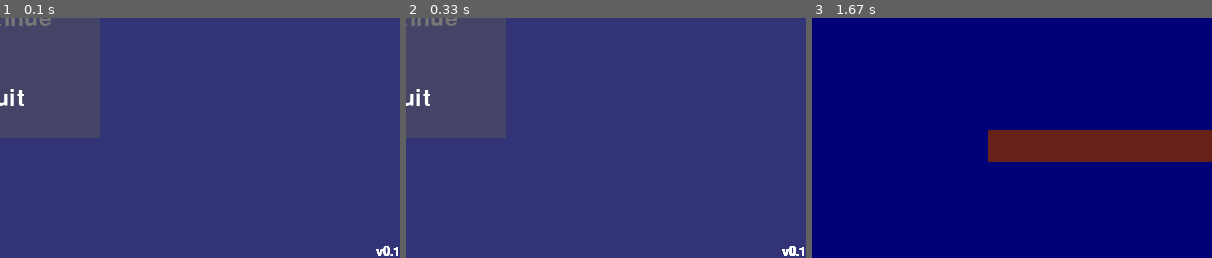
Above: before the commit, frames 1-3 (left to right).
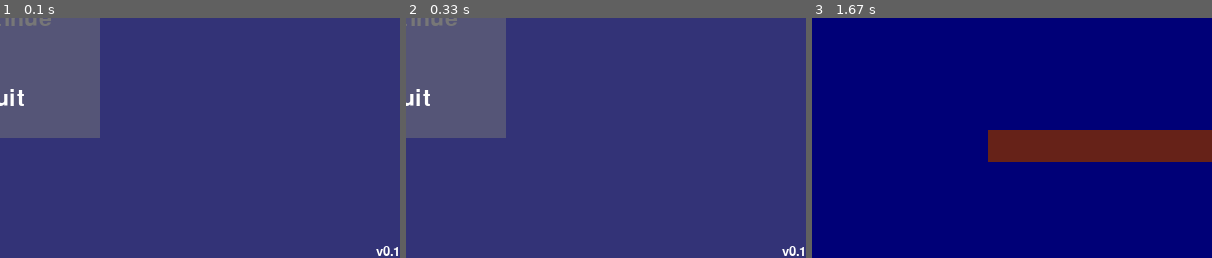
Above: after the commit, the same moments.

Repository: Danya0x07/Ghost-Hunter
Game: pygame game, started from main.py
The game is run twice, just before and just after one commit, with the same random seed, the same clock (stepped at 60 frames per second) and the same inputs.
Inputs (mouse positions are % of the whole screen's width and height, from its top left):
- Up to frame 1 (0.1 s): no input
- Up to frame 2 (0.33 s): no input
- Up to frame 3 (1.67 s): click (50, 33) at 0.38 s; hold D 0.67-1.13 s; move the mouse to (46, 54) at 0.7 s; hold W 1.17-1.47 s
The pictures show only the part of the screen within x 50-100%, y 50-100%; the shares and areas given below are measured in that part.

The runs differ from the first frame. In frame 1, less than 0.1% of the frame differs, in the area x 94-100%, y 95-100%; in frame 2, less than 0.1%; in frame 3, nothing differs.

Commit message:
Мелкие исправления отрисовки

Diff:
--- a/config.py
+++ b/config.py
@@ -24,7 +24,7 @@
 BTN_TXT_USUAL_COLOR = Color('#FFFFFF')
 BTN_TXT_SELECTED_COLOR = Color('#FF8888')
 BTN_TXT_INACTIVE_COLOR = Color('#777777')
-BTN_BG_COLOR = Color('#444466')
+BTN_BG_COLOR = Color('#555577')
 BTN_FONT_SIZE = 34
 
 LBL_TXT_COLOR = Color('#FFFFFF')
--- a/menu_objects.py
+++ b/menu_objects.py
@@ -60,5 +60,6 @@
         self.image = self.font.render(text, True, color)
         self.rect = self.image.get_rect()
 
-    def set_text(self, text, color=LBL_TXT_COLOR):
+    def set_text(self, text, color=LBL_TXT_COLOR, **kwargs):
         self.image = self.font.render(text, True, color)
+        self.rect = self.image.get_rect(**kwargs)
--- a/scenes.py
+++ b/scenes.py
@@ -51,10 +51,10 @@
         self.buttons.update(mouse.get_pos())
 
     def draw_objects(self):
+        self.screen.blit(self.space, (0, 0))
         for btn in iter(self.buttons):
-            btn.draw(self.space)
-        self.labels.draw(self.space)
-        self.screen.blit(self.space, (0, 0))
+            btn.draw(self.screen)
+        self.labels.draw(self.screen)
 
     def mainloop(self):
         self.return_code = None
